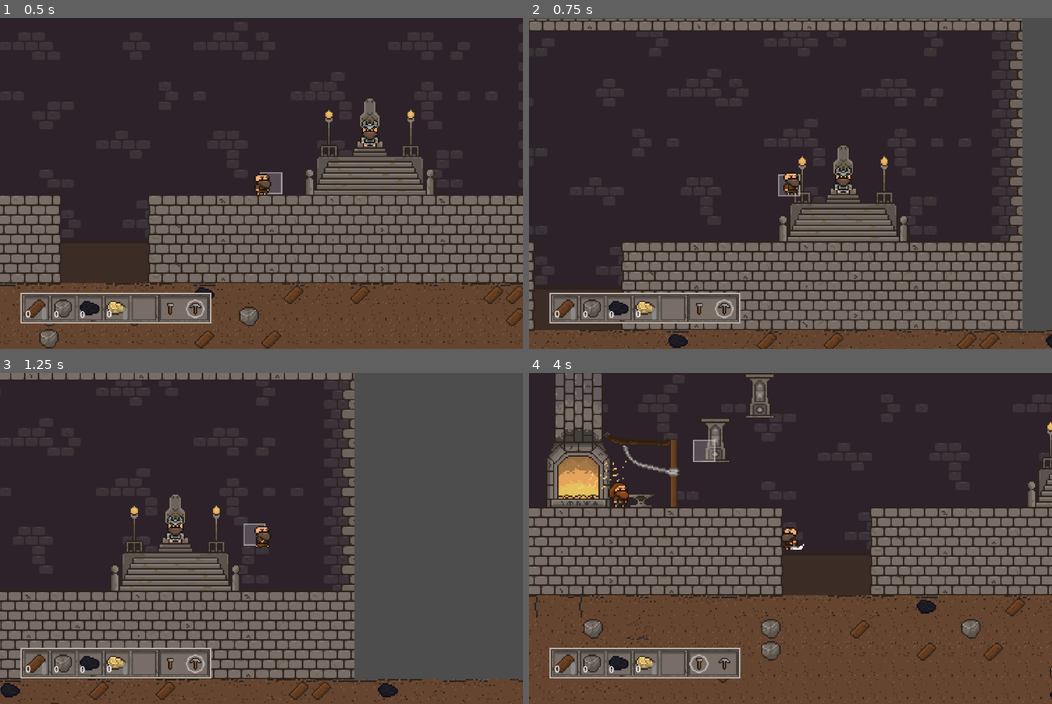
Above: before the commit, frames 1-4 (two rows, left to right).
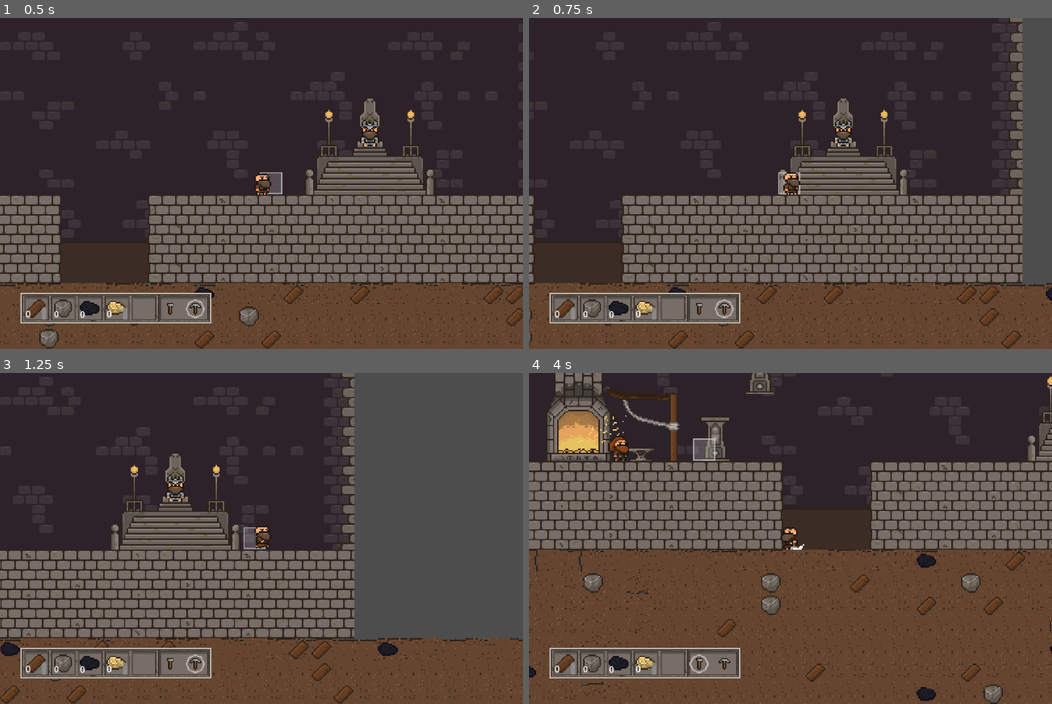
Above: after the commit, the same moments.

Repository: JoshSanch/DwarfDig
Game: Godot game, scene res://Scenes/gameroot.tscn
Same seed, same stepped clock (60 frames per second), same inputs: the game is played once before the commit and once after it.
Inputs (mouse positions are in pixels of both pictures, inside the frame that each line leads up to):
- Up to frame 1 (0.5 s): no input
- Up to frame 2 (0.75 s): tap Enter (ui_accept) at 0.5, 0.6 s; hold Right (ui_right) from 0.53 s (still down)
- Up to frame 3 (1.25 s): keep holding Right (ui_right); tap Enter (ui_accept) at 0.77, 1.07 s
- Up to frame 4 (4 s): move the mouse to (947, 588) at 1.27 s; tap R (action_context_swap_to_pickaxe) at 1.35 s; tap Enter (ui_accept) at 1.52, 1.55, 1.82, 2.3, 3.02, 3.05, 3.32, 3.77, 3.8 s; move the mouse to (633, 488) at 2.02 s; release Right (ui_right) at 2.03 s; hold Left (ui_left) from 2.03 s (still down); tap E (action_context_swap_to_rope) at 2.1 s; move the mouse to (816, 538) at 2.77 s; tap Q (action_context_swap_to_support) at 2.85 s; move the mouse to (712, 455) at 3.52 s; press the mouse at (712, 455) at 3.53 s

Frame 1 is identical in both runs. In frame 2, 31% of the frame differs, in the area x 0-100%, y 0-100%; in frame 3, 24%; in frame 4, 35%.

Commit message:
Game: Add climbable collision to player and handle climbing physics

Diff:
--- a/Assets/Scripts/PlayerController.gd
+++ b/Assets/Scripts/PlayerController.gd
@@ -25,9 +25,11 @@
 	PlayArea.CollectibleMaterials.GOLD: 0,
 	PlayArea.CollectibleMaterials.COAL: 0
 }
+@onready var on_climbable_surface := false
 
 @export var SPEED = 300.0
 @export var JUMP_VELOCITY = -400.0
+@export var CLIMB_SPEED = 200
 
 
 func _process(delta: float) -> void:
@@ -40,13 +42,17 @@
 
 
 func _physics_process(delta: float) -> void:
-	# Add the gravity.
-	if not is_on_floor():
-		velocity += get_gravity() * delta
+	if on_climbable_surface:
+		var climb_direction := Input.get_axis("movement_climb_up", "movement_climb_down")
+		velocity.y = climb_direction * CLIMB_SPEED
+	else:
+		# Add the gravity.
+		if not is_on_floor():
+			velocity += get_gravity() * delta
 
-	# Handle jump.
-	if Input.is_action_just_pressed("ui_accept") and is_on_floor():
-		velocity.y = JUMP_VELOCITY
+		# Handle jump.
+		if Input.is_action_just_pressed("movement_jump") and is_on_floor():
+			velocity.y = JUMP_VELOCITY
 
 	# Get the input direction and handle the movement/deceleration.
 	# As good practice, you should replace UI actions with custom gameplay actions.
@@ -73,7 +79,6 @@
 func handle_animation_state():
 	if active_action != null and sprite_node.animation not in action_animations:
 		var animation_name := "PickaxeSwing" if active_action == Actions.PICKAXE else "HammerSwing"
-		print_debug(animation_name)
 		sprite_node.play(animation_name)
 
 	if should_update_movement_animation():
@@ -115,3 +120,11 @@
 
 func _on_cave_playable_area_resource_collected(material_collected: PlayArea.CollectibleMaterials) -> void:
 	materials_inventory[material_collected] += 1
+
+
+func _on_ladder_radius_body_entered(body: Node2D) -> void:
+	on_climbable_surface = true
+
+
+func _on_ladder_radius_body_exited(body: Node2D) -> void:
+	on_climbable_surface = false
--- a/Scenes/Game/player.tscn
+++ b/Scenes/Game/player.tscn
@@ -147,6 +147,9 @@
 [sub_resource type="RectangleShape2D" id="RectangleShape2D_g6aaj"]
 size = Vector2(128, 128)
 
+[sub_resource type="RectangleShape2D" id="RectangleShape2D_lnpdw"]
+size = Vector2(13, 20)
+
 [node name="Player" type="CharacterBody2D"]
 collision_layer = 2
 collision_mask = 7
@@ -165,11 +168,23 @@
 autoplay = "Idle"
 
 [node name="ActionRadius" type="Area2D" parent="."]
+collision_layer = 2
 
 [node name="CollisionShape2D" type="CollisionShape2D" parent="ActionRadius"]
 shape = SubResource("RectangleShape2D_g6aaj")
 debug_color = Color(0.81233, 0.241939, 0.303855, 0.42)
 
+[node name="LadderRadius" type="Area2D" parent="."]
+collision_layer = 2
+collision_mask = 8
+
+[node name="CollisionShape2D" type="CollisionShape2D" parent="LadderRadius"]
+position = Vector2(0.5, 0)
+shape = SubResource("RectangleShape2D_lnpdw")
+debug_color = Color(0.783049, 0.42375, 0.269974, 0.42)
+
 [connection signal="animation_finished" from="AnimatedSprite2D" to="." method="_on_animated_sprite_2d_animation_finished"]
 [connection signal="mouse_entered" from="ActionRadius" to="." method="_on_action_radius_mouse_entered"]
 [connection signal="mouse_exited" from="ActionRadius" to="." method="_on_action_radius_mouse_exited"]
+[connection signal="body_entered" from="LadderRadius" to="." method="_on_ladder_radius_body_entered"]
+[connection signal="body_exited" from="LadderRadius" to="." method="_on_ladder_radius_body_exited"]
Not shown: 1 places in Scenes/Game/player.tscn that only renumber resources
